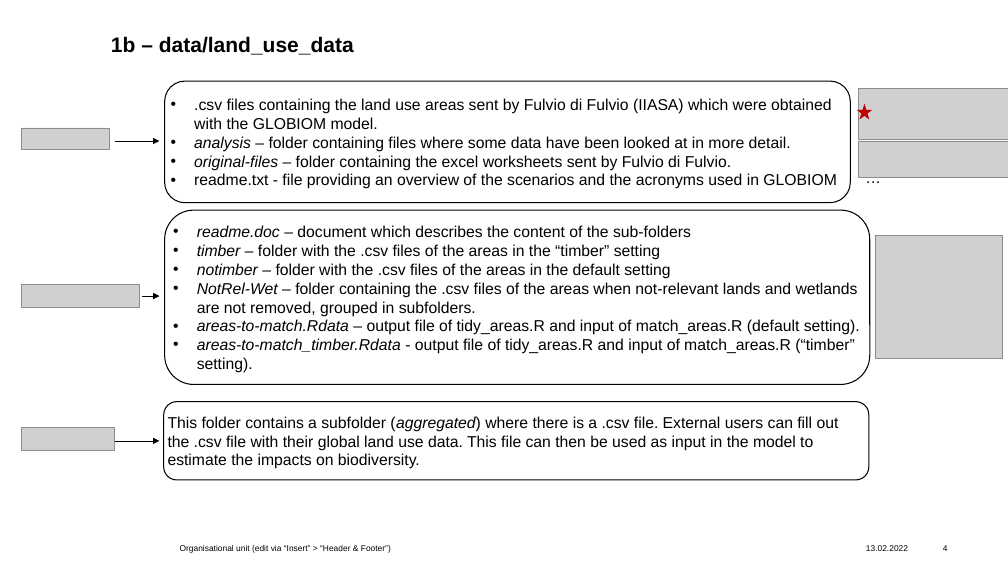
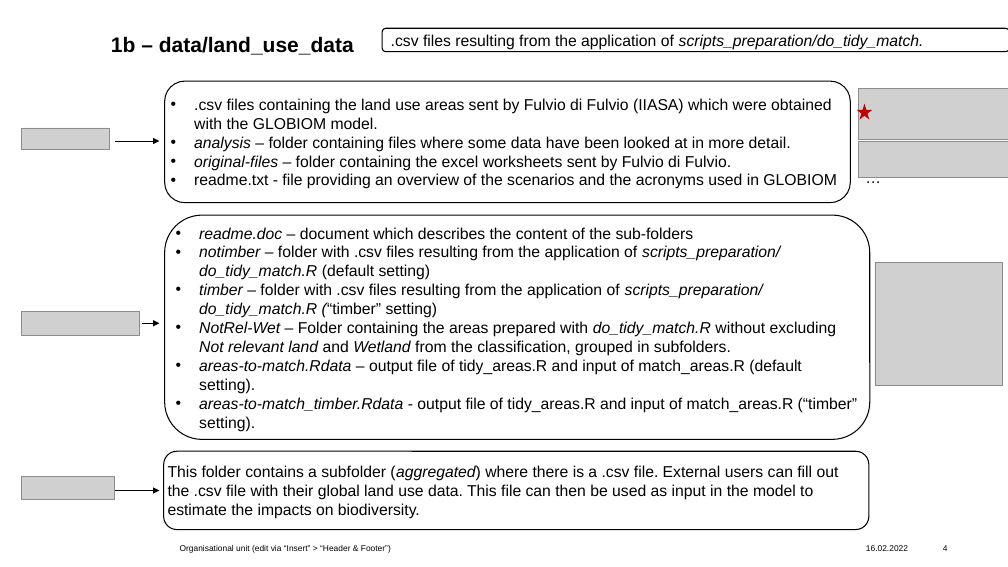
Before and after one commit to francesca-git/EU28-ForestMng-Climate, a slide deck: slide 4 of 20220210_folder_script_structure.pptx. Drawn at 1008x567 pixels with LibreOffice and Linux fonts; fonts in the diff are those of the drawing; grey boxes stand for pictures; background and template pictures are left out. Boxes give left, top, right and bottom in pixels: in the first picture for what was removed or moved away, otherwise in the second. Text is boxed around its words. In the diff, an @@ line names an element or a change of style, - is before the commit and + after.

```diff
--- a/20220210_folder_script_structure.pptx
+++ b/20220210_folder_script_structure.pptx
@@ rounded rectangle added at [382, 28, 1008, 51], fill #FFFFFF, outline #000000 1 pt, 15 pt, text #000000 @@
+.csv files resulting from the application of scripts_preparation/do_tidy_match.
@@ rounded rectangle "readme.doc – document which describes ...": place and size @@
-rounded rectangle "readme.doc – document which describes ..." at [165, 210, 870, 385]
+rounded rectangle "readme.doc – document which describes ..." at [165, 215, 870, 439]
@@ text in rounded rectangle at [199, 245, 836, 356]: text changed @@
-• timber – folder with the .csv files of the areas in the “timber” setting
-• notimber – folder with the .csv files of the areas in the default setting
-• NotRel-Wet – folder containing the .csv files of the areas when not-relevant lands and wetlands are not removed, grouped in subfolders.
+• notimber – folder with .csv files resulting from the application of scripts_preparation/ do_tidy_match.R (default setting)
+• timber – folder with .csv files resulting from the application of scripts_preparation/ do_tidy_match.R (“timber” setting)
+• NotRel-Wet – Folder containing the areas prepared with do_tidy_match.R without excluding Not relevant land and Wetland from the classification, grouped in subfolders.
@@ picture: place and size @@
-picture at [875, 235, 1003, 358]
+picture at [875, 262, 1003, 386]
@@ picture: place and size @@
-picture at [22, 284, 140, 308]
+picture at [22, 312, 140, 335]
@@ arrow moved from (142, 296) - (160, 296) to (142, 324) - (160, 324) @@
@@ 1 picture, 1 rounded rectangle, 1 arrow: place and size @@
-1 picture, 1 rounded rectangle, 1 arrow at [22, 402, 870, 480]
+1 picture, 1 rounded rectangle, 1 arrow at [22, 451, 870, 530]
```
Also in this commit, not shown: 7 other slides changed, 3 slides added, 1 slide removed, 2 other files.
